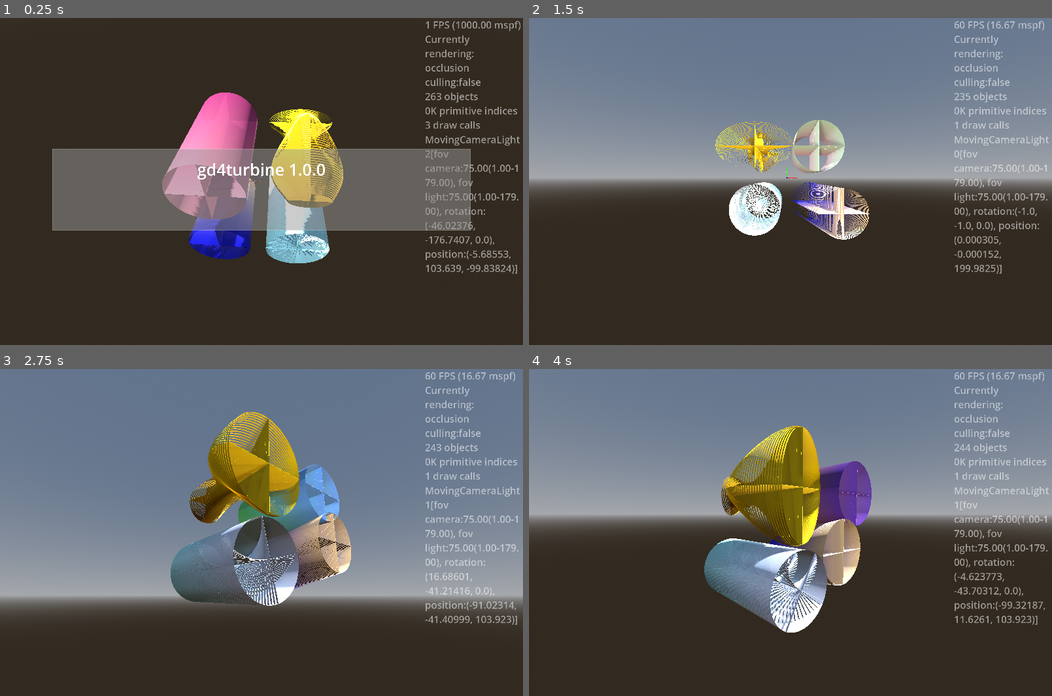
Above: before the commit, frames 1-4 (two rows, left to right).
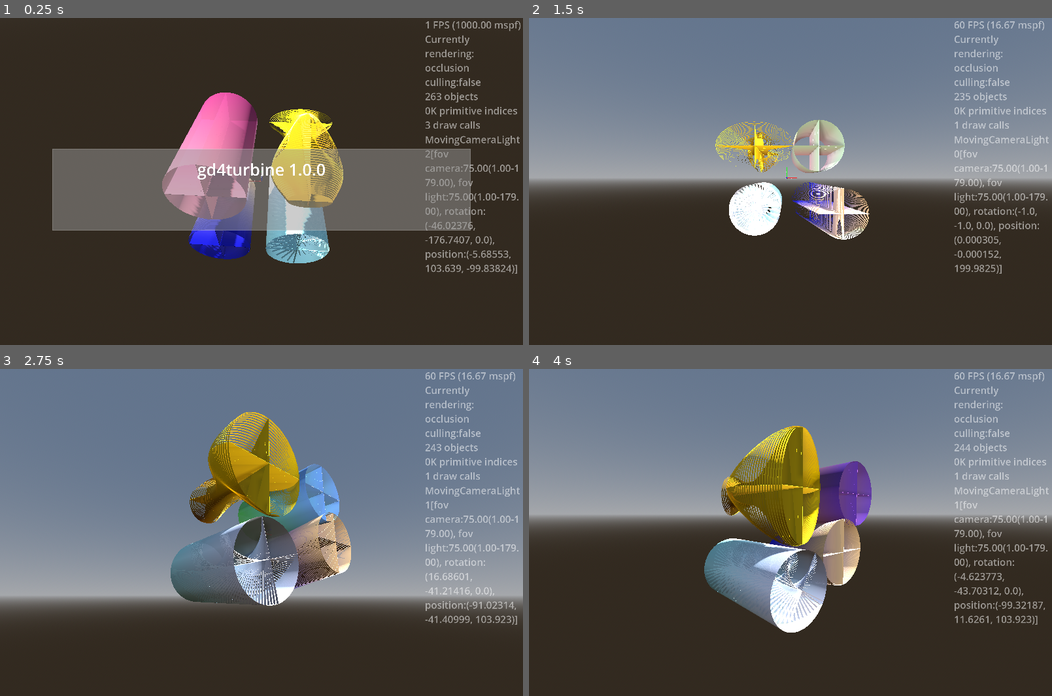
Above: after the commit, the same moments.

Repository: kasworld/gd4turbine
Game: Godot game, scene res://main.tscn
Same seed, same stepped clock (60 frames per second), same inputs: the game is played once before the commit and once after it.
Inputs (mouse positions are in pixels of both pictures, inside the frame that each line leads up to):
- Up to frame 1 (0.25 s): no input
- Up to frame 2 (1.5 s): tap Enter at 0.5 s; move the mouse to (905, 165) at 0.52 s; hold Right 0.53-1.28 s; tap Q at 0.6 s; click (905, 165) at 0.67 s; move the mouse to (685, 197) at 1.27 s; hold Down from 1.28 s (still down); tap E at 1.35 s
- Up to frame 3 (2.75 s): move the mouse to (313, 460) at 2.02 s; release Down at 2.03 s; hold Right from 2.03 s (still down); tap Enter at 2.1 s
- Up to frame 4 (4 s): move the mouse to (764, 597) at 2.77 s; release Right at 2.78 s; hold Up 2.78-3.53 s; tap Q at 2.85 s; click (764, 597) at 2.92 s; move the mouse to (947, 581) at 3.52 s; hold Left from 3.53 s (still down); tap E at 3.6 s

The runs differ from the first frame. In frame 1, 0.4% of the frame differs, in the area x 50-63%, y 52-75%; in frame 2, 0.5%; in frame 3, 0.6%; in frame 4, 0.7%, in the area x 36-57%, y 56-81%.

Commit message:
add blade_rotate_lambda

Diff:
--- a/main.gd
+++ b/main.gd
@@ -73,6 +73,9 @@
 func rotate_lambda(rad :float) -> Callable:
 	return func(rate):
 		return PI*rate*rad
+func blade_rotate_lambda(rad :float) -> Callable:
+	return func(rate):
+		return rad/PI/2
 
 var turbine_color_list := [random_color(),random_color(),random_color(),random_color()]
 var turbine_color_rate :float
@@ -83,14 +86,14 @@
 	else:
 		turbine_color_rate += 1.0/60.0
 	var t := Time.get_unix_time_from_system()
-	var rad := fposmod(t , PI*2)
+	var rad := fposmod(t, PI*2)
 	turbine_list[0].set_color_all(
 		lerp(turbine_color_list[0], turbine_color_list[1],turbine_color_rate),
 		lerp(turbine_color_list[2], turbine_color_list[3],turbine_color_rate),
 	)
 	turbine_list[1].set_transform_all(scale_lambda(rad), Turbine.shift_zero, Turbine.rotate_zero)
 	turbine_list[2].set_transform_all(Turbine.scale_1, shift_lambda(rad), Turbine.rotate_zero)
-	turbine_list[3].set_transform_all(Turbine.scale_1, Turbine.shift_zero, rotate_lambda(rad))
+	turbine_list[3].set_transform_all(Turbine.scale_1, Turbine.shift_zero, rotate_lambda(rad),blade_rotate_lambda(rad))
 func random_color() -> Color:
 	return NamedColorList.color_list.pick_random()[0]
 
